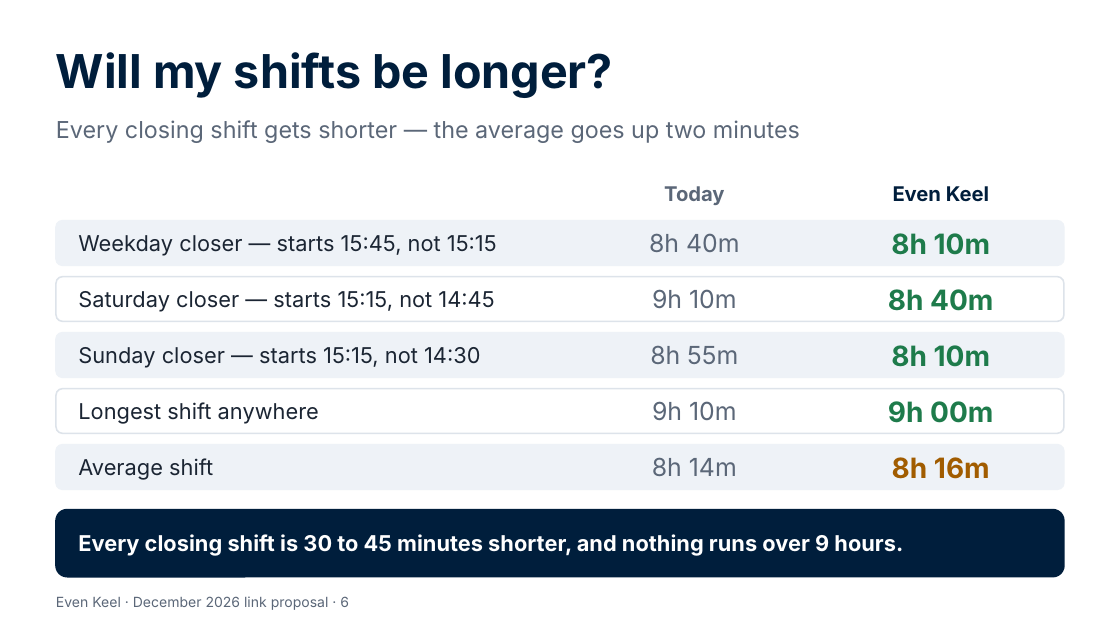
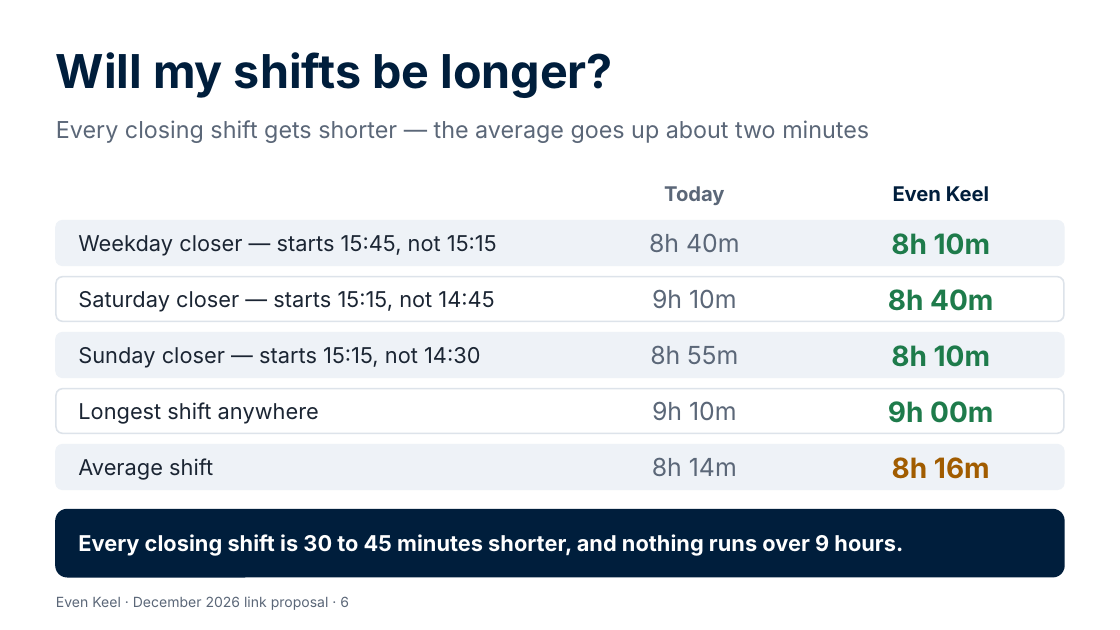
Before and after one commit to Garethdavidmiller/roster-app, a slide deck: slide 6 of docs/links-26/presentations/Even-Keel-for-colleagues.pptx. Drawn at 1120x630 pixels with LibreOffice and Linux fonts; fonts in the diff are those of the drawing. Boxes give left, top, right and bottom in pixels: in the first picture for what was removed or moved away, otherwise in the second. Text is boxed around its words. In the diff, an @@ line names an element or a change of style, - is before the commit and + after.

```diff
--- a/docs/links-26/presentations/Even-Keel-for-colleagues.pptx
+++ b/docs/links-26/presentations/Even-Keel-for-colleagues.pptx
@@ text at [56, 120, 869, 143]: text changed @@
-Every closing shift gets shorter — the average goes up two minutes
+Every closing shift gets shorter — the average goes up about two minutes
```
Also in this commit, not shown: 1 other slide changed, 38 other files.
